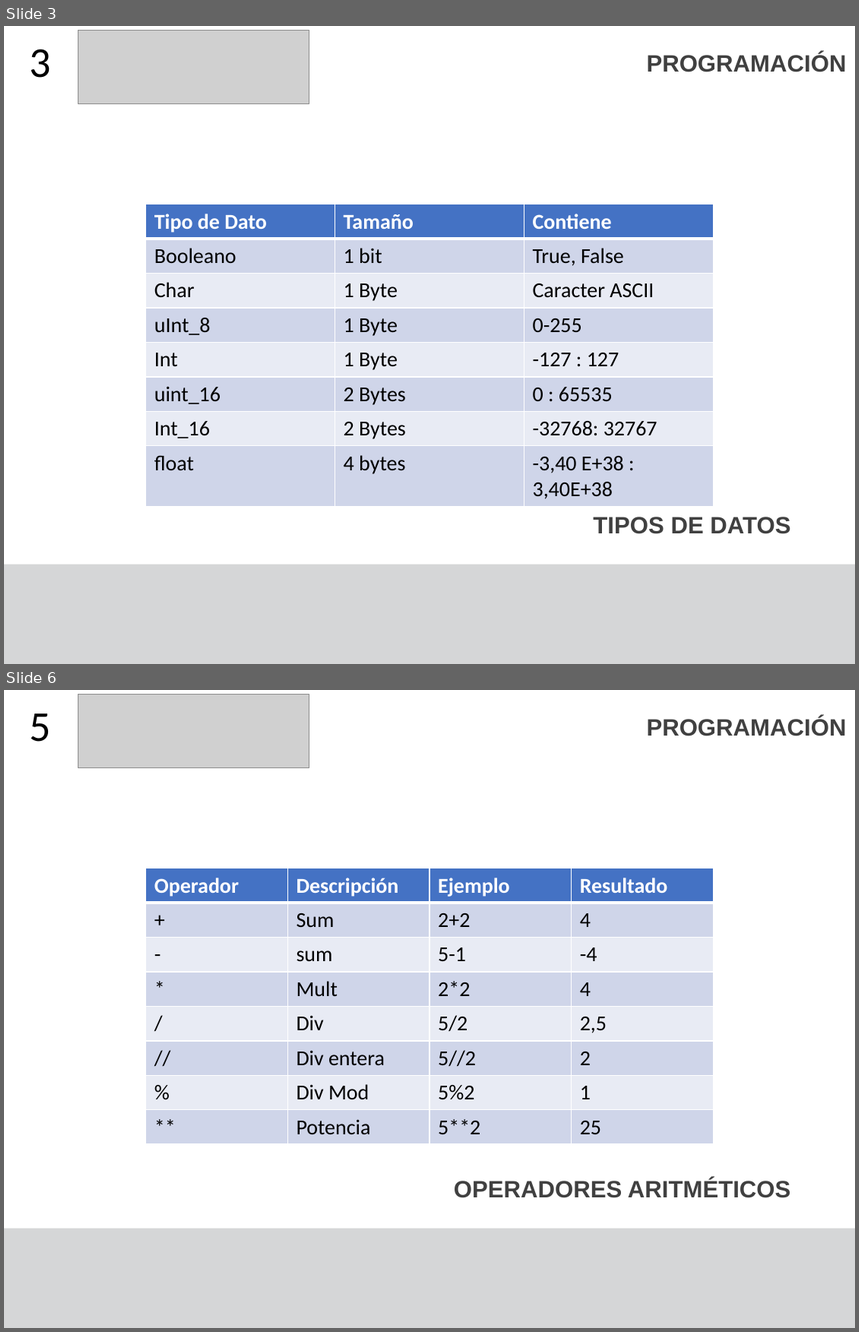
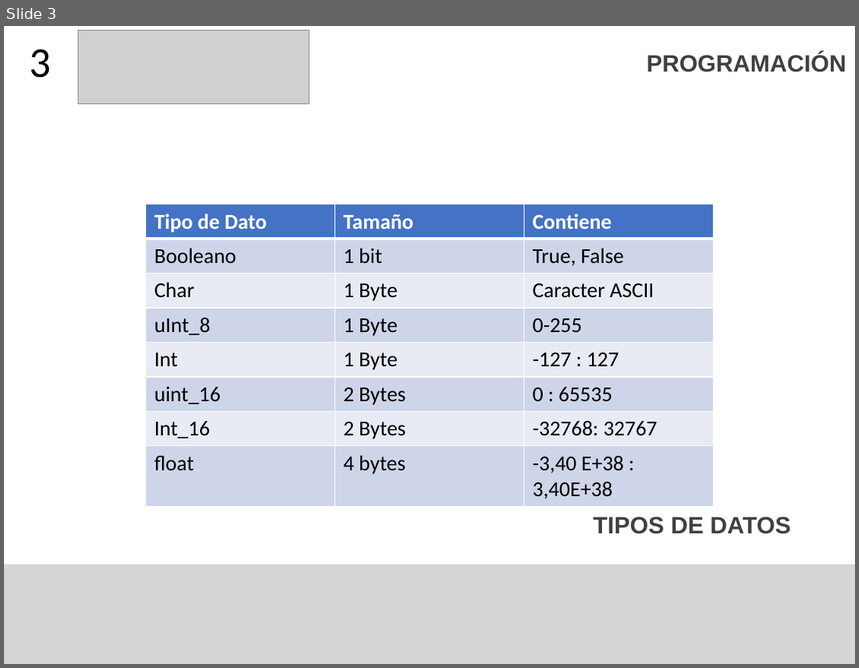
Before and after one commit to F4bian1012/Intro_Programacion, a slide deck: Sesion_1/Tipos de datos.pptx. Shown one above the other, each under a label of ours: slides 3 and 6 before the commit, slide 3 after it; the slides between them are not shown. The pictures are 859x1332 and 859x668 pixels, drawn with LibreOffice and Linux fonts; fonts in the diff are those of the drawing; grey boxes stand for pictures. Boxes give left, top, right and bottom in pixels: in the first picture for what was removed or moved away, otherwise in the second. Text is boxed around its words. In the diff, an @@ line names an element or a change of style, - is before the commit and + after.

```diff
--- a/Sesion_1/Tipos de datos.pptx
+++ b/Sesion_1/Tipos de datos.pptx
@@ slide 6 removed at <box>4,690,855,1328</box>, background #FFFFFF; not listed: 1 template element that a slide beside it also shows @@
@@ picture removed at <box>78,695,310,768</box> @@
@@ title removed at <box>30,714,51,742</box> @@
-5
@@ text removed at <box>647,717,847,736</box> @@
-PROGRAMACIÓN
@@ table removed at <box>146,869,715,1144</box>, 8 rows, 4 columns @@
-Operador | Descripción | Ejemplo | Resultado
-+ | Sum | 2+2 | 4
-- | sum | 5-1 | -4
-* | Mult | 2*2 | 4
-/ | Div | 5/2 | 2,5
-// | Div entera | 5//2 | 2
-% | Div Mod | 5%2 | 1
-** | Potencia | 5**2 | 25
@@ text removed at <box>454,1179,791,1198</box> @@
-OPERADORES ARITMÉTICOS
```
Also in this commit, not shown: 2 slides changed, 7 other slides removed, 2 other files.
